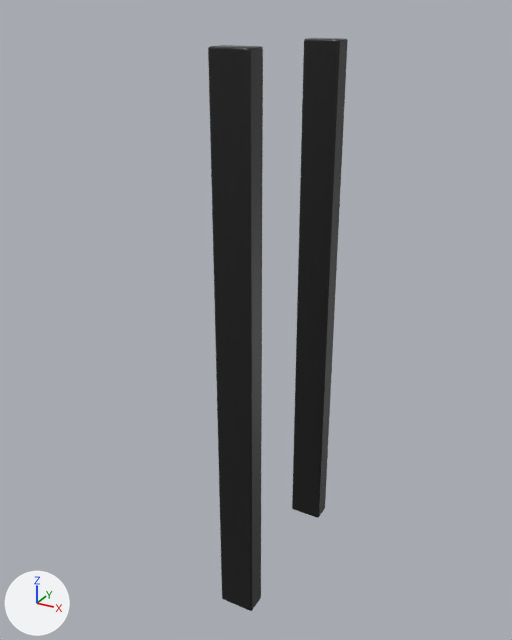
One commit to the glTF model game/assets/models/forklift/forklift_mast_inner.glb: the scene before it, then after it.
The view is the same before and after, from a 50 mm camera at (2.03, -3.16, 3.53) aimed at (0.3, -0.01, 1.96). Arrows for +X, +Y and +Z are at lower left; the lights stay in place. The first picture is the older version. Where no turn or scale is listed for an object, it has been applied to the vertices. Vertices at exactly the same position are counted once.

Script lines for the objects in view, before the commit:
```python
me_forkliftmastinner = bpy.data.meshes.new('ForkliftMastInner')
me_forkliftmastinner.from_pydata(...)  # 112 vertices, 216 faces; spans x 0.35..0.55, y -0.52..0.52, z 0.4..3.39
me_forkliftmastinner.materials.append(mat_forklift_black)  # black #0d0d0e
ob_forkliftmastinner = bpy.data.objects.new('ForkliftMastInner', me_forkliftmastinner)
ob_forkliftmastinner.location = (0.0, 0.0, 0.0)
```
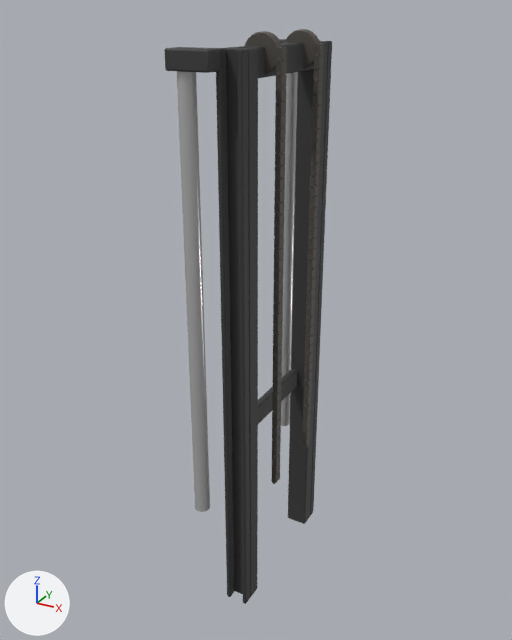
Location of each change, [x1, y1, x2, y2] in pixels of the pictures (512 x 640 px; the box of a moved part takes in the faces that stretch with it):
'ForkliftMastInner', reshaped (20% wider): before [208, 38, 348, 611]; after [164, 39, 332, 604]
'ForkliftMastInnerRods', added: after [177, 71, 298, 512]
'ForkliftMastChains', added: after [271, 43, 324, 484]
'ForkliftMastSheaves', added: after [245, 29, 320, 75]
part 1 of me_forkliftmastinner, moved or reshaped: before [292, 38, 348, 518]; after [288, 41, 328, 524]
part 2 of me_forkliftmastinner, moved or reshaped (not visible afterwards): before [208, 45, 263, 611]
part 3 of me_forkliftmastinner, added: after [310, 41, 332, 516]
part 4 of me_forkliftmastinner, added: after [225, 47, 258, 597]
part 5 of me_forkliftmastinner, added: after [216, 48, 234, 597]
part 6 of me_forkliftmastinner, added: after [237, 49, 250, 604]
part 7 of me_forkliftmastinner, added: after [164, 47, 223, 73]
part 8 of me_forkliftmastinner, added: after [240, 42, 314, 78]
part 9 of me_forkliftmastinner, added: after [258, 369, 297, 424]

What changed in the scene script:
```text
Change me_forkliftmastinner:
    remove me_forkliftmastinner.from_pydata(...)  # 112 vertices, 216 faces; spans x 0.35..0.55, y -0.52..0.52, z 0.4..3.39
    remove me_forkliftmastinner.materials.append(mat_forklift_black)  # black #0d0d0e
    add me_forkliftmastinner.from_pydata(...)  # 560 vertices, 1080 faces; spans x 0.16..0.48, y -0.56..0.56, z 0.38..3.38
    me_forkliftmastinner part 1: the loose piece of 56 vertices spanning x 0.35..0.55, y 0.4..0.52, z 0.4..3.39 is scaled about its middle by (0.641, 0.745, 1), then moved by (-0.03, -0.09, -0.01), in mat_forklift_mastgrey (dark grey #3c3c3d)
    me_forkliftmastinner part 2: the loose piece of 56 vertices spanning x 0.35..0.55, y -0.52..-0.4, z 0.4..3.39 is scaled about its middle by (0.0852, 0.424, 1), then moved by (-0.08, 0.9, -0.01), in mat_forklift_mastgrey (dark grey #3c3c3d)
    me_forkliftmastinner part 3: the loose piece of 56 vertices spanning x 0.35..0.55, y 0.4..0.52, z 0.4..3.39 is copied, and the copy is scaled about its middle by (0.0852, 0.424, 1), then moved by (0.02, -0.02, -0.01), in mat_forklift_mastgrey (dark grey #3c3c3d); it spans x 0.46..0.48, y 0.41..0.47, z 0.38..3.38
    me_forkliftmastinner part 4: the loose piece of 56 vertices spanning x 0.35..0.55, y -0.52..-0.4, z 0.4..3.39 is copied, and the copy is scaled about its middle by (0.641, 0.745, 1), then moved by (-0.03, 0.09, -0.01), in mat_forklift_mastgrey (dark grey #3c3c3d); it spans x 0.35..0.48, y -0.42..-0.32, z 0.38..3.38
    me_forkliftmastinner part 5: the loose piece of 56 vertices spanning x 0.35..0.55, y -0.52..-0.4, z 0.4..3.39 is copied, and the copy is scaled about its middle by (0.0852, 0.424, 1), then moved by (-0.08, 0.02, -0.01), in mat_forklift_mastgrey (dark grey #3c3c3d); it spans x 0.36..0.38, y -0.47..-0.41, z 0.38..3.38
    me_forkliftmastinner part 6: the loose piece of 56 vertices spanning x 0.35..0.55, y -0.52..-0.4, z 0.4..3.39 is copied, and the copy is scaled about its middle by (0.0852, 0.424, 1), then moved by (0.02, 0.02, -0.01), in mat_forklift_mastgrey (dark grey #3c3c3d); it spans x 0.46..0.48, y -0.47..-0.41, z 0.38..3.38
    me_forkliftmastinner part 7: the loose piece of 56 vertices spanning x 0.35..0.55, y -0.52..-0.4, z 0.4..3.39 is copied, and the copy is scaled about its middle by (1.12, 1.02, 0.0271), then moved by (-0.18, -0.04, 1.44), in mat_forklift_mastgrey (dark grey #3c3c3d); it spans x 0.16..0.38, y -0.56..-0.44, z 3.29..3.38
    me_forkliftmastinner part 8: a new loose piece of 56 vertices spanning x 0.36..0.46, y -0.37..0.37, z 3.25..3.38, in mat_forklift_mastgrey (dark grey #3c3c3d)
    me_forkliftmastinner part 9: a new loose piece of 56 vertices spanning x 0.36..0.4, y -0.37..0.37, z 1.4..1.52, in mat_forklift_mastgrey (dark grey #3c3c3d)
    other edits to the shape of me_forkliftmastinner do not show in these pictures
    add me_forkliftmastinner.materials.append(mat_forklift_mastgrey)  # dark grey #3c3c3d
Add ob_forkliftmastsheaves:
    ob_forkliftmastsheaves = bpy.data.objects.new('ForkliftMastSheaves', me_forkliftmastsheaves)  # 288 vertices, 568 faces; spans x 0.35..0.53, y -0.225..0.225, z 3.26..3.44; in mat_forklift_chain (dark grey #595550)
    ob_forkliftmastsheaves.location = (0.0, 0.0, 0.0)
Add ob_forkliftmastinnerrods:
    ob_forkliftmastinnerrods = bpy.data.objects.new('ForkliftMastInnerRods', me_forkliftmastinnerrods)  # 64 vertices, 120 faces; spans x 0.19..0.27, y -0.54..0.54, z 1.0..3.35; in mat_forklift_rod (light grey #c4c4c4)
    ob_forkliftmastinnerrods.location = (0.0, 0.0, 0.0)
Add ob_forkliftmastchains:
    ob_forkliftmastchains = bpy.data.objects.new('ForkliftMastChains', me_forkliftmastchains)  # 5760 vertices, 10880 faces; spans x 0.51..0.54, y -0.23..0.23, z 1.08..3.38; in mat_forklift_chain (dark grey #595550)
    ob_forkliftmastchains.location = (0.0, 0.0, 0.0)
```
